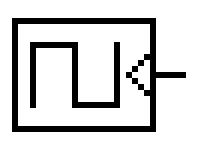
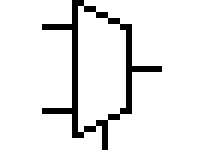
Comparing the layer stacks of the two 198x150 images. Changes:
added layer "MUX Icon" above "DFF Icon" over 42, 0, 162, 150
renamed "Layer 3" to "Clock Icon", hid it over 12, 18, 186, 132
